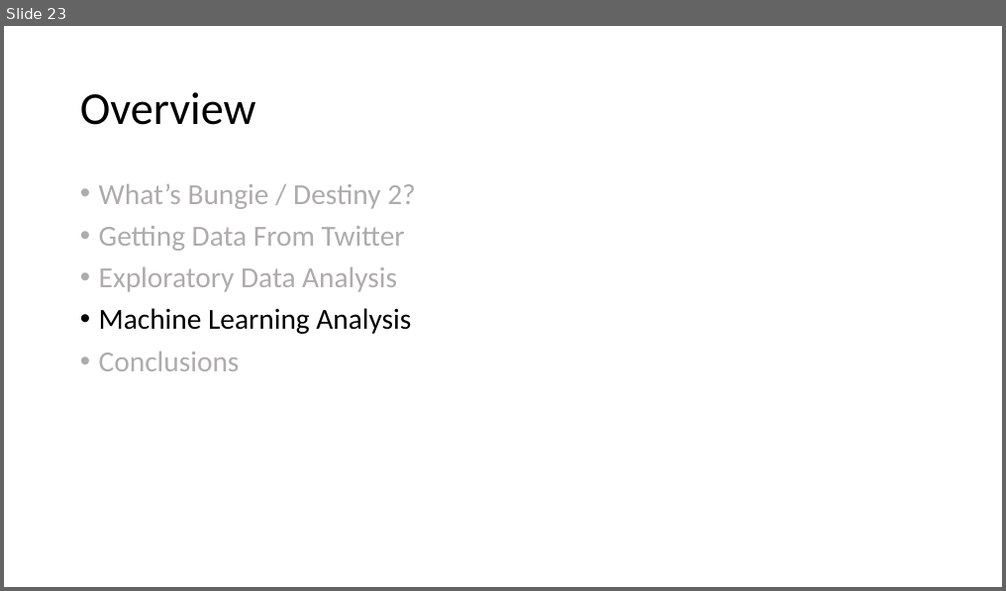
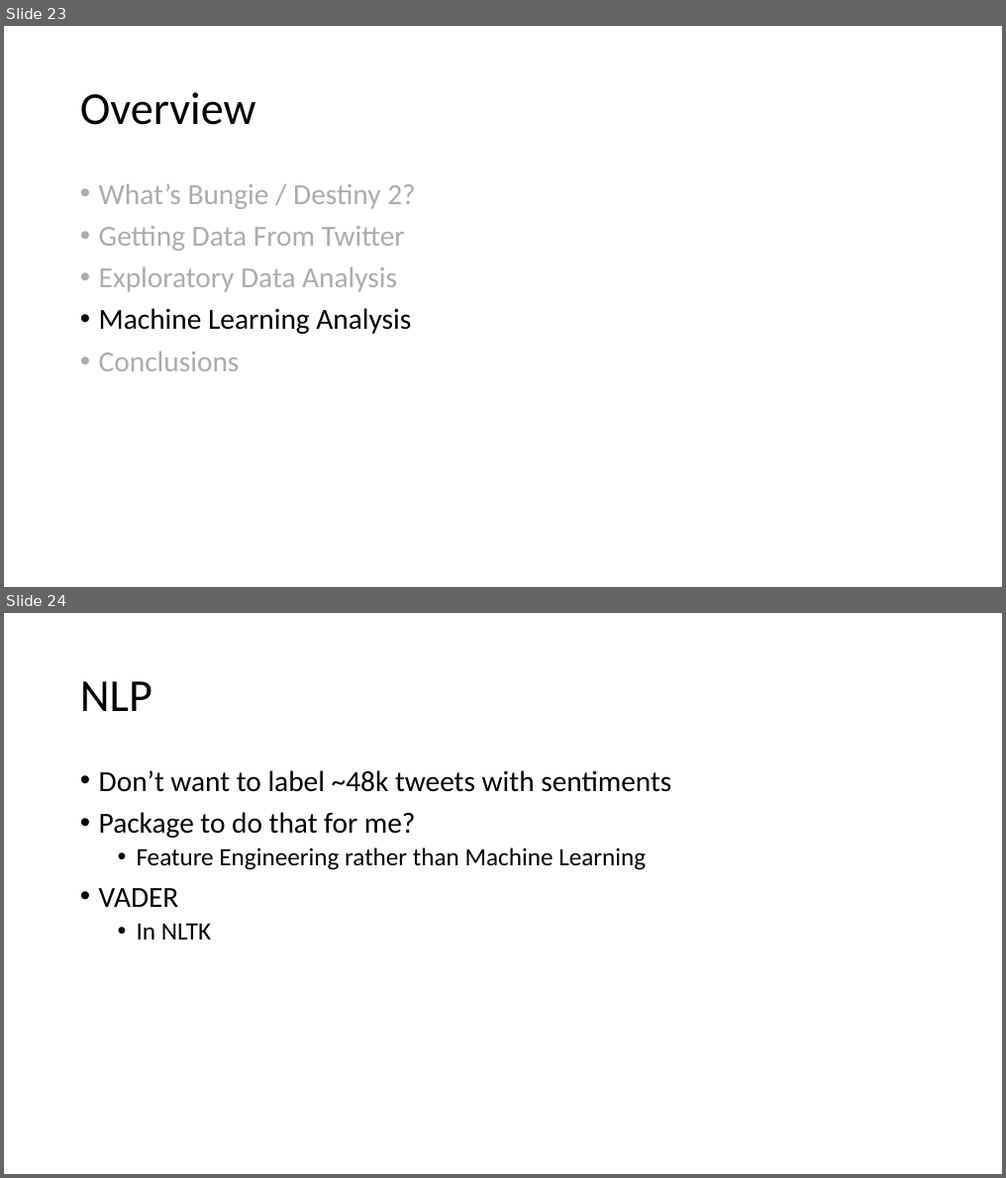
Before and after one commit to salvis2/SpringboardAlvis, a slide deck: capstone_project_2/reports/capstone_project_2_presentation.pptx. Shown one above the other, each under a label of ours: slide 23 before the commit, slides 23 and 24 after it. The pictures are 1006x591 and 1006x1178 pixels, drawn with LibreOffice and Linux fonts; fonts in the diff are those of the drawing. Boxes give left, top, right and bottom in pixels: in the first picture for what was removed or moved away, otherwise in the second. Text is boxed around its words. In the diff, an @@ line names an element or a change of style, - is before the commit and + after.

```diff
--- a/capstone_project_2/reports/capstone_project_2_presentation.pptx
+++ b/capstone_project_2/reports/capstone_project_2_presentation.pptx
@@ slide 24 added at (x1=4, y1=613, x2=1002, y2=1174), background #FFFFFF @@
@@ title added at (x1=80, y1=681, x2=152, y2=711), 44 pt, text #000000 @@
+NLP
@@ text added at (x1=99, y1=770, x2=671, y2=940), 28 pt, text #000000 @@
+• Don’t want to label ~48k tweets with sentiments
+• Package to do that for me?
+  • Feature Engineering rather than Machine Learning
+• VADER
+  • In NLTK
```
Also in this commit, not shown: 8 slides changed, 18 other slides added, 1 other file.
